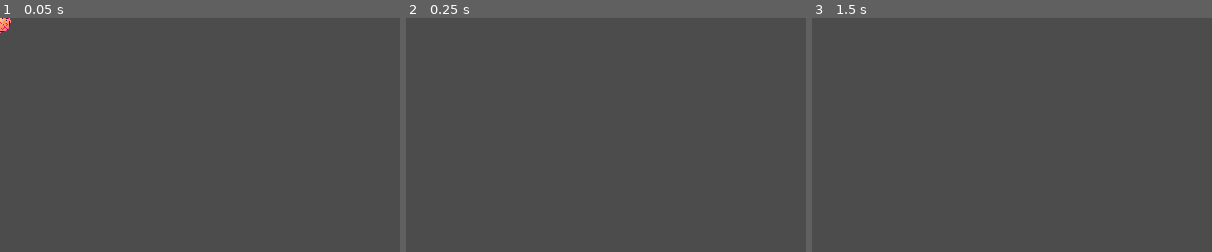
Above: before the commit, frames 1-3 (left to right).
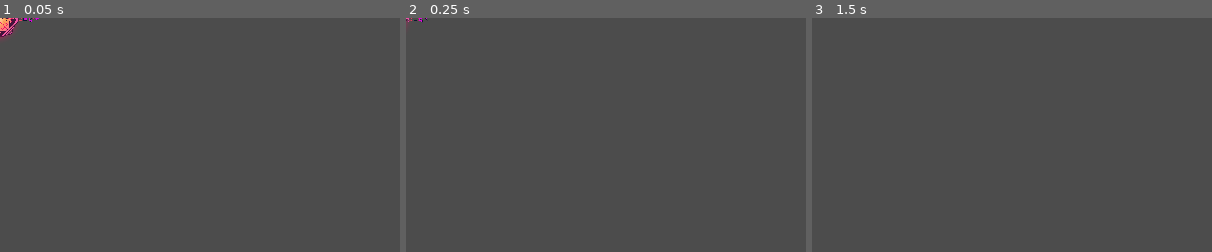
Above: after the commit, the same moments.

Repository: Joniras/MoustacheDesinfectant
Game: Godot game, scene res://Characters/Enemy/Enemy.tscn
Same seed, same stepped clock (60 frames per second), same inputs: the game is played once before the commit and once after it. This scene is started directly instead of the project's main scene.
Inputs (mouse positions are % of the whole screen's width and height, from its top left):
- Up to frame 1 (0.05 s): no input
- Up to frame 2 (0.25 s): no input
- Up to frame 3 (1.5 s): tap Enter at 0.5 s; move the mouse to (72, 45) at 0.52 s; click (72, 45) at 0.67 s; tap Space at 1.25 s; move the mouse to (30, 55) at 1.27 s; click (30, 55) at 1.42 s
The pictures show only the part of the screen within x 0-50%, y 0-50%; the shares and areas given below are measured in that part.

The runs differ from the first frame. In frame 1, 0.2% of the frame differs, in the area x 0-10%, y 0-10%; in frame 2, less than 0.1%; in frame 3, nothing differs.

Commit message:
Game Over and Died-Screen

Diff:
--- a/Characters/Enemy/Enemy.tscn
+++ b/Characters/Enemy/Enemy.tscn
@@ -1,6 +1,6 @@
 [gd_scene load_steps=6 format=2]
 
-[ext_resource path="res://assets/enemies/virus_state_4.png" type="Texture" id=1]
+[ext_resource path="res://assets/enemies/virus_state_7.png" type="Texture" id=1]
 
 [sub_resource type="GDScript" id=1]
 script/source = "extends KinematicBody2D
@@ -79,10 +79,10 @@
 radius = 72.938
 
 [sub_resource type="StyleBoxFlat" id=3]
-bg_color = Color( 0.00392157, 0.552941, 0.141176, 1 )
+bg_color = Color( 0.858824, 0.0431373, 0.85098, 1 )
 
 [sub_resource type="StyleBoxFlat" id=4]
-bg_color = Color( 0.239216, 0.239216, 0.239216, 1 )
+bg_color = Color( 1, 0.764706, 0.576471, 1 )
 
 [node name="Enemy" type="KinematicBody2D" groups=[
 "enemy",
@@ -102,10 +102,10 @@
 texture = ExtResource( 1 )
 
 [node name="HealthBar" type="ProgressBar" parent="CanvasLayer"]
-margin_left = -37.1382
-margin_top = -20.5495
-margin_right = 155.862
-margin_bottom = -4.54953
+margin_left = -40.7871
+margin_top = -36.8621
+margin_right = 152.213
+margin_bottom = -20.8621
 rect_scale = Vector2( 0.444292, 0.454467 )
 custom_styles/fg = SubResource( 3 )
 custom_styles/bg = SubResource( 4 )
--- a/Characters/Player.tscn
+++ b/Characters/Player.tscn
@@ -15,6 +15,10 @@
 const EXPERIENCE_PER_LEVEL = 100 # xp needed for level up
 const LOSS_AFTER_ENEMY_HIT = 34 # damage that is taken after enemy is going out on the left
 const BULLET_SPEED = 500 # bullet speed of the player
+const BULLET_DAMAGE_DOCKED = 2
+const BULLET_SPEED_DOCKED = 2
+
+
 var ship_slave_offset_x = 120 # offset zum master wenn ich slave bin
 var max_health = null
 
@@ -70,9 +74,9 @@
 func _process(delta):
 	if is_master:
 		var is_slave = is_currently_dock_slave()
-		if(!is_slave):
+		if(!is_slave  and !get_parent().game_over):
 			process_movement(delta)
-		if(is_slave or !docked):
+		if(is_slave or !docked ):
 			if Input.is_action_pressed(\"shoot_1\"):
 				shoot()
 		if !docked:
@@ -92,7 +96,6 @@
 		bullet_allowed = false
 		var _timer = Timer.new()
 		self.add_child(_timer)
-
 		_timer.connect(\"timeout\", self, \"_on_Timer_timeout\")
 		_timer.set_wait_time(1/float(BULLETS_PER_SECOND))
 		_timer.set_one_shot(true)
@@ -100,7 +103,12 @@
 
 puppetsync func spawn_bullet():
 	var bullet =  BULLET.instance()
-	bullet.setup(self,level * DAMAGE_PER_LEVEL,Vector2(position.x+20,position.y), BULLET_SPEED, BulletType.Diamond)
+	var bullet_speed = BULLET_SPEED
+	var bullet_damage = level * DAMAGE_PER_LEVEL
+	if(docked):
+		bullet_speed *= BULLET_SPEED_DOCKED
+		bullet_damage *= BULLET_DAMAGE_DOCKED
+	bullet.setup(self,bullet_damage,Vector2(position.x+20,position.y), bullet_speed, BulletType.Diamond)
 	$\"../\".add_child(bullet)
 
 func process_movement(delta):
@@ -149,13 +157,12 @@
 
 puppetsync func updateHealth(newHealth):
 	health = newHealth
+	update_progress_bar((float(health)/float(max_health))*100)
 	if(health < 0):
 		kill_self()
-	else:
-		update_progress_bar((float(health)/float(max_health))*100)
 
 func kill_self():
-	get_parent().remove_child(self)
+	get_parent().remove_me(self, is_network_master())
 
 func enemy_left_out():
 	inflictDamage(LOSS_AFTER_ENEMY_HIT)
--- a/Scenes/Game/Game.tscn
+++ b/Scenes/Game/Game.tscn
@@ -20,6 +20,8 @@
 var time = 0
 var docked = false
 var ult_time = 0
+var _enemyTimer = null
+var game_over = false
 
 onready var ENEMY = preload(\"res://Characters/Enemy/Enemy.tscn\")
 
@@ -30,12 +32,12 @@
 func _ready():
 	set_process(true)
 	if Config.is_server:
-		var _timer = Timer.new()
-		self.add_child(_timer)
-		_timer.connect(\"timeout\", self, \"_on_Timer_timeout\")
-		_timer.set_wait_time(1/float(ENEMY_SPAWN_PER_SECOND))
-		_timer.set_one_shot(false)
-		# _timer.start()
+		_enemyTimer = Timer.new()
+		self.add_child(_enemyTimer)
+		_enemyTimer.connect(\"timeout\", self, \"_on_Timer_timeout\")
+		_enemyTimer.set_wait_time(1/float(ENEMY_SPAWN_PER_SECOND))
+		_enemyTimer.set_one_shot(false)
+		_enemyTimer.start()
 	spawn_player(Config.other_player_id)
 	spawn_player(get_tree().get_network_unique_id())
 	$other_name.text = Config.player_info[Config.other_player_id].name
@@ -43,13 +45,17 @@
 
 # Called every frame. 'delta' is the elapsed time since the previous frame.
 func _process(_delta):
-	time += _delta * time_mult
-	$score.text = \"%.1f\" % (float(round(time*10))/10)
-	if(docked):
-		ult_time+= _delta
-		$UltimateBar.value =  (ult_time/float(TIME_FOR_ULT))*100
-		if(ult_time >= TIME_FOR_ULT):
-			do_ultimate()
+	if !game_over:
+		time += _delta * time_mult
+		$score.text = \"%.1f\" % (float(round(time*10))/10)
+		if(docked):
+			ult_time+= _delta
+			$UltimateBar.value =  (ult_time/float(TIME_FOR_ULT))*100
+			if(ult_time >= TIME_FOR_ULT):
+				do_ultimate()
+	else:
+		if Input.is_action_just_pressed(\"shoot_1\"):
+				get_tree().change_scene(\"res://Scenes/StartScreen/UI.tscn\")
 
 
 func do_ultimate():
@@ -79,6 +85,15 @@
 		else:
 			member.position.y = position_y
 
+sync func game_over():
+	$lbl_game_over.visible = true
+	$lbl_game_over2.visible = true
+	$lbl_press_sth.visible = true
+	game_over = true
+	if _enemyTimer:
+		_enemyTimer.stop()
+
+
 func start_ultimate_bar():
 	$UltimateBar.visible = true
 	docked = true
@@ -111,6 +126,13 @@
 
 func update_health_bar(percent):
 	$CanvasLayer/HealthBar.value = percent
+
+func remove_me(child, is_me):
+	if(is_me):
+		$lbl_died.visible = true
+	remove_child(child)
+	if docked or get_tree().get_nodes_in_group(\"player\").size() <= 0:
+		rpc(\"game_over\")
 "
 
 [sub_resource type="RectangleShape2D" id=17]
@@ -208,6 +230,16 @@
 "values": [ Vector2( 10.0001, 48.0002 ), Vector2( 10, 54 ), Vector2( 10, 48 ) ]
 }
 
+[sub_resource type="DynamicFont" id=9]
+size = 62
+use_filter = true
+font_data = ExtResource( 3 )
+
+[sub_resource type="DynamicFont" id=25]
+size = 24
+use_filter = true
+font_data = ExtResource( 3 )
+
 [node name="Game" type="Node2D"]
 script = SubResource( 16 )
 
@@ -376,9 +408,9 @@
 
 [node name="UltimateBar" type="ProgressBar" parent="."]
 margin_left = 10.0
-margin_top = 52.9122
+margin_top = 48.0
 margin_right = 1010.0
-margin_bottom = 72.9465
+margin_bottom = 67.9675
 step = 0.01
 rounded = true
 __meta__ = {
@@ -388,3 +420,59 @@
 [node name="AnimationPlayer" type="AnimationPlayer" parent="."]
 autoplay = "zittern"
 anims/zittern = SubResource( 24 )
+
+[node name="lbl_game_over" type="Label" parent="."]
+visible = false
+margin_left = 252.358
+margin_top = 182.214
+margin_right = 752.358
+margin_bottom = 263.214
+custom_fonts/font = SubResource( 9 )
+custom_colors/font_color = Color( 1, 0.356863, 0.823529, 1 )
+text = "Game Over"
+__meta__ = {
+"_edit_use_anchors_": false
+}
+
+[node name="lbl_game_over2" type="Label" parent="."]
+visible = false
+margin_left = 255.358
+margin_top = 184.214
+margin_right = 755.358
+margin_bottom = 265.214
+custom_fonts/font = SubResource( 9 )
+custom_colors/font_color = Color( 0, 0.882353, 1, 1 )
+text = "Game Over"
+__meta__ = {
+"_edit_use_anchors_": false
+}
+
+[node name="lbl_press_sth" type="Label" parent="."]
+visible = false
+margin_left = 287.475
+margin_top = 333.158
+margin_right = 653.475
+margin_bottom = 361.158
+custom_fonts/font = SubResource( 25 )
+custom_colors/font_color = Color( 0, 0.882353, 1, 1 )
+custom_colors/font_outline_modulate = Color( 1, 0.356863, 0.823529, 1 )
+custom_colors/font_color_shadow = Color( 1, 0.356863, 0.823529, 1 )
+text = "select [shoot] to restart"
+__meta__ = {
+"_edit_use_anchors_": false
+}
+
+[node name="lbl_died" type="Label" parent="."]
+visible = false
+margin_left = 447.475
+margin_top = 447.158
+margin_right = 647.475
+margin_bottom = 475.158
+custom_fonts/font = SubResource( 25 )
+custom_colors/font_color = Color( 0, 0.882353, 1, 1 )
+custom_colors/font_outline_modulate = Color( 1, 0.356863, 0.823529, 1 )
+custom_colors/font_color_shadow = Color( 1, 0.356863, 0.823529, 1 )
+text = "You Died"
+__meta__ = {
+"_edit_use_anchors_": false
+}
Not shown: 1 places in Scenes/Game/Game.tscn that only renumber resources
